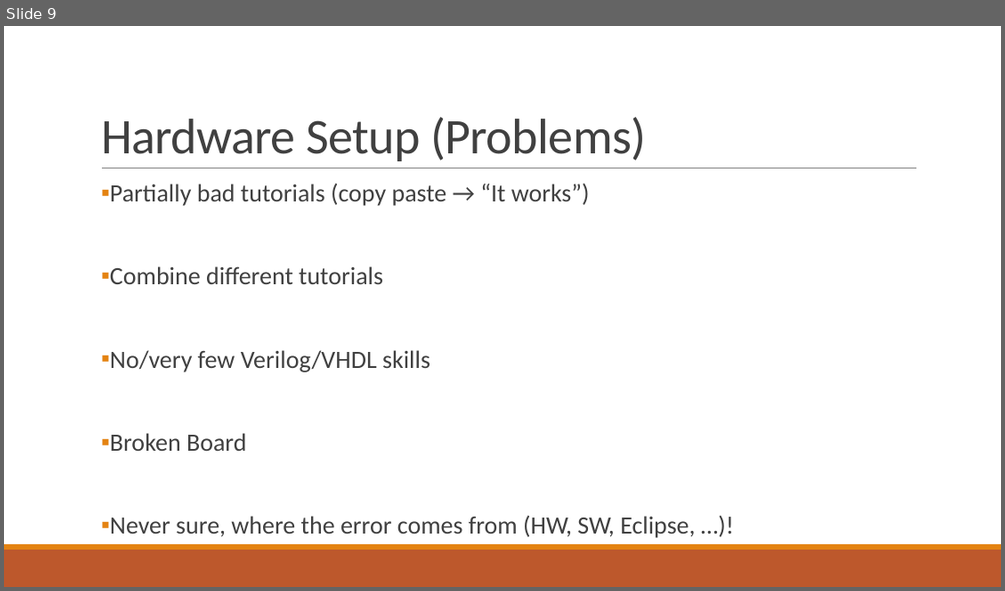
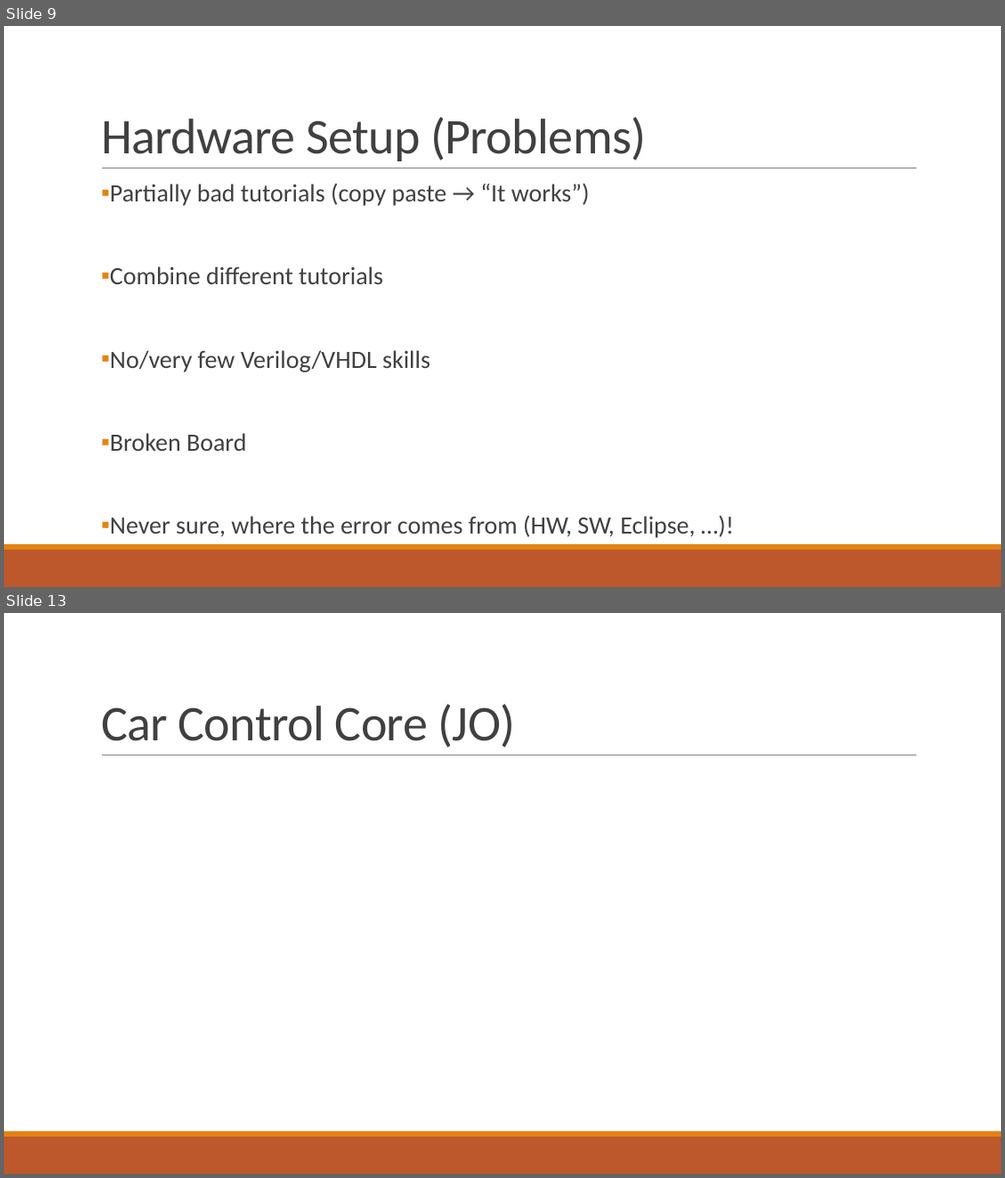
Before and after one commit to fjanssen/Car2X, a slide deck: doc/FinalPresentation.pptx. Shown one above the other, each under a label of ours: slide 9 before the commit, slides 9 and 13 after it; the slides between them are not shown. The pictures are 1005x591 and 1005x1178 pixels, drawn with LibreOffice and Linux fonts; fonts in the diff are those of the drawing. Boxes give left, top, right and bottom in pixels: in the first picture for what was removed or moved away, otherwise in the second. Text is boxed around its words. In the diff, an @@ line names an element or a change of style, - is before the commit and + after.

```diff
--- a/doc/FinalPresentation.pptx
+++ b/doc/FinalPresentation.pptx
@@ slide 13 added at <box>4,613,1001,1174</box>, background #FFFFFF; not listed: 3 template elements that a slide beside it also shows @@
@@ title added at <box>101,704,515,747</box>, 48 pt, text #404040 @@
+Car Control Core (JO)
```
Also in this commit, not shown: 5 slides changed, 5 other slides added, 3 slides removed.
